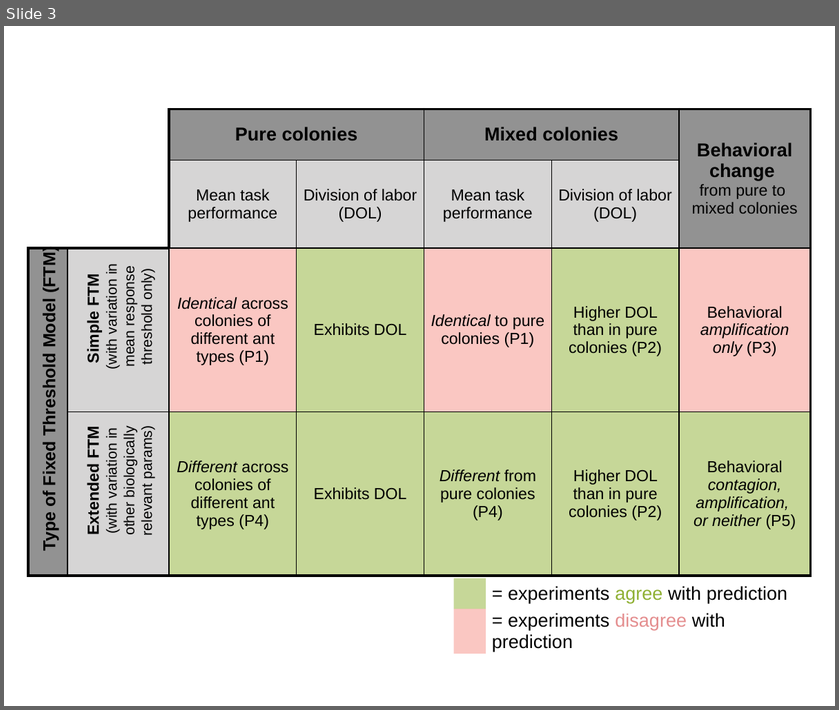
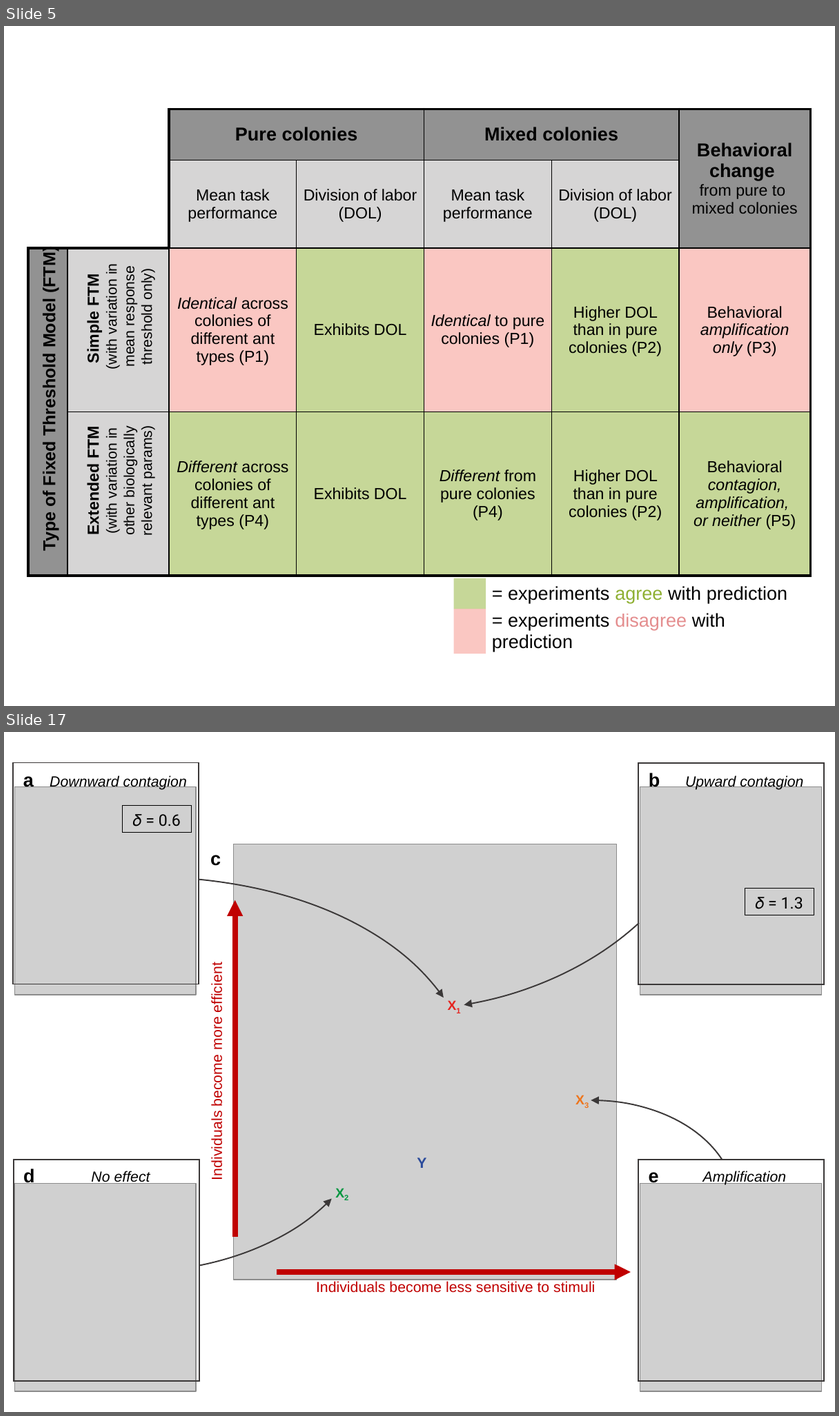
Before and after one commit to marikawakatsu/mixing-model, a slide deck: slides/figures_191206.pptx. Shown one above the other, each under a label of ours: slide 3 before the commit, slides 5 and 17 after it; the slides between them are not shown. The pictures are 839x710 and 839x1416 pixels, drawn with LibreOffice and Linux fonts; fonts in the diff are those of the drawing; grey boxes stand for pictures. Boxes give left, top, right and bottom in pixels: in the first picture for what was removed or moved away, otherwise in the second. Text is boxed around its words. In the diff, an @@ line names an element or a change of style, - is before the commit and + after.

```diff
--- a/slides/figures_191206.pptx
+++ b/slides/figures_191206.pptx
@@ slide 17 added at bbox=[4, 732, 835, 1412], background #FFFFFF @@
@@ arc (boxed as its full ellipse) added at bbox=[50, 732, 729, 1026], outline #3B3838 1 pt @@
@@ arc (boxed as its full ellipse) added at bbox=[4, 764, 563, 1412], outline #3B3838 1 pt @@
@@ rectangle added at bbox=[13, 762, 199, 985], outline #3B3838 1 pt @@
@@ text added at bbox=[23, 772, 34, 787], 14 pt, text #000000, bold @@
+a
@@ rectangle added at bbox=[638, 762, 824, 985], outline #3B3838 1 pt @@
@@ text added at bbox=[648, 772, 660, 787], 14 pt, text #000000, bold @@
+b
@@ picture added at bbox=[14, 787, 196, 995] @@
@@ text added at bbox=[50, 775, 187, 790], 11 pt, text #000000, italic @@
+Downward contagion
@@ picture added at bbox=[640, 787, 822, 995] @@
@@ text added at bbox=[685, 775, 803, 790], 11 pt, text #000000, italic @@
+Upward contagion
@@ rectangle added at bbox=[122, 806, 191, 833], outline #000000 0.75 pt, 12 pt, text #000000 @@
+𝛿 = 0.6
@@ group added at bbox=[209, 855, 631, 1293]: 4 texts, 2 arrows @@
+Individuals become less sensitive to stimuli
+Individuals become more efficient
+Y
+c
@@ picture added at bbox=[233, 844, 616, 1280] @@
@@ rectangle added at bbox=[744, 889, 813, 916], outline #000000 0.75 pt, 12 pt, text #000000 @@
+𝛿 = 1.3
@@ arc (boxed as its full ellipse) added at bbox=[4, 959, 379, 1287], outline #3B3838 1 pt @@
@@ text added at bbox=[400, 992, 508, 1018], 10 pt, text #E52521, bold @@
+X1
@@ arc (boxed as its full ellipse) added at bbox=[416, 1087, 746, 1339], outline #3B3838 1 pt @@
@@ text added at bbox=[528, 1087, 635, 1114], 10 pt, text #EE751C, bold @@
+X3
@@ rectangle added at bbox=[14, 1160, 200, 1381], outline #3B3838 1 pt @@
@@ rectangle added at bbox=[638, 1160, 824, 1381], outline #3B3838 1 pt @@
@@ picture added at bbox=[14, 1183, 196, 1391] @@
@@ text added at bbox=[23, 1169, 34, 1184], 14 pt, text #000000, bold @@
+d
@@ text added at bbox=[91, 1171, 150, 1185], 11 pt, text #000000, italic @@
+No effect
@@ text added at bbox=[288, 1180, 395, 1206], 10 pt, text #009640, bold @@
+X2
@@ picture added at bbox=[640, 1183, 822, 1391] @@
@@ text added at bbox=[648, 1169, 659, 1184], 14 pt, text #000000, bold @@
+e
@@ text added at bbox=[703, 1171, 786, 1185], 11 pt, text #000000, italic @@
+Amplification
@@ what was slide 3 is now slide 5 @@
```
Also in this commit, not shown: 5 slides changed, 5 other slides added, 52 other files.
